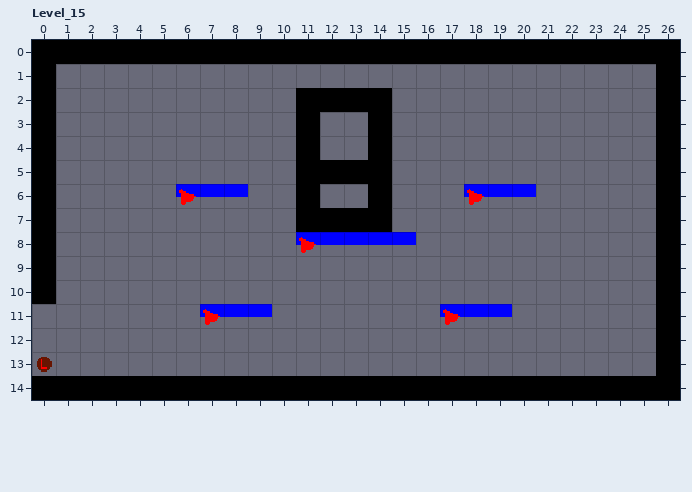
An edit to a level. LDtk project, Assets/Game/World/LDtk/Dojo.ldtk. Above is the file before it was changed.
Cells are 16x16 px. Shown: Level_15 x 0..26, y 0..14. The commit also changed other parts of the map, which this record leaves out.
The result:
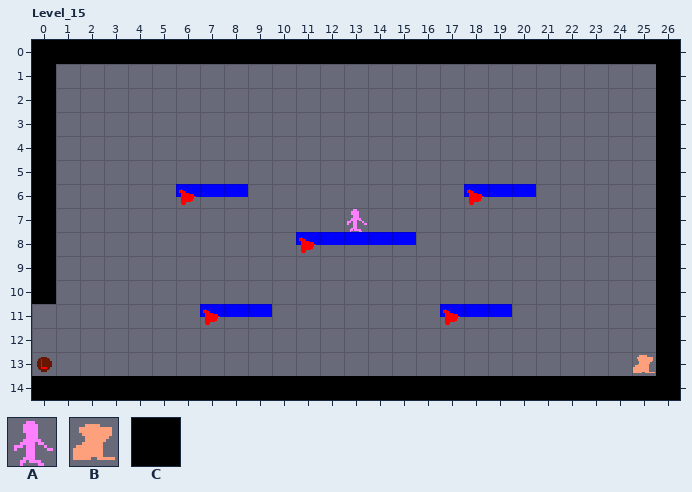
Key: from "Entities": A 1, B 23; from "Ground": C 0.
_ is an empty cell.
Edits made:
Layer "Ground":
y 2: x 11..14 CCCC -> ____
y 3..4: x 11 C -> _; x 14 C -> _
y 5: x 11..14 CCCC -> ____
y 6: x 11 C -> _; x 14 C -> _
y 7: x 11..14 CCCC -> ____
Layer "Entities":
y 7: x 13 _ -> A
y 13: x 25 _ -> B
Where, in picture pixels (left, top, right, bottom), the same in both pictures:
changed: (296, 88, 392, 232)
added: (633, 355, 655, 373)
